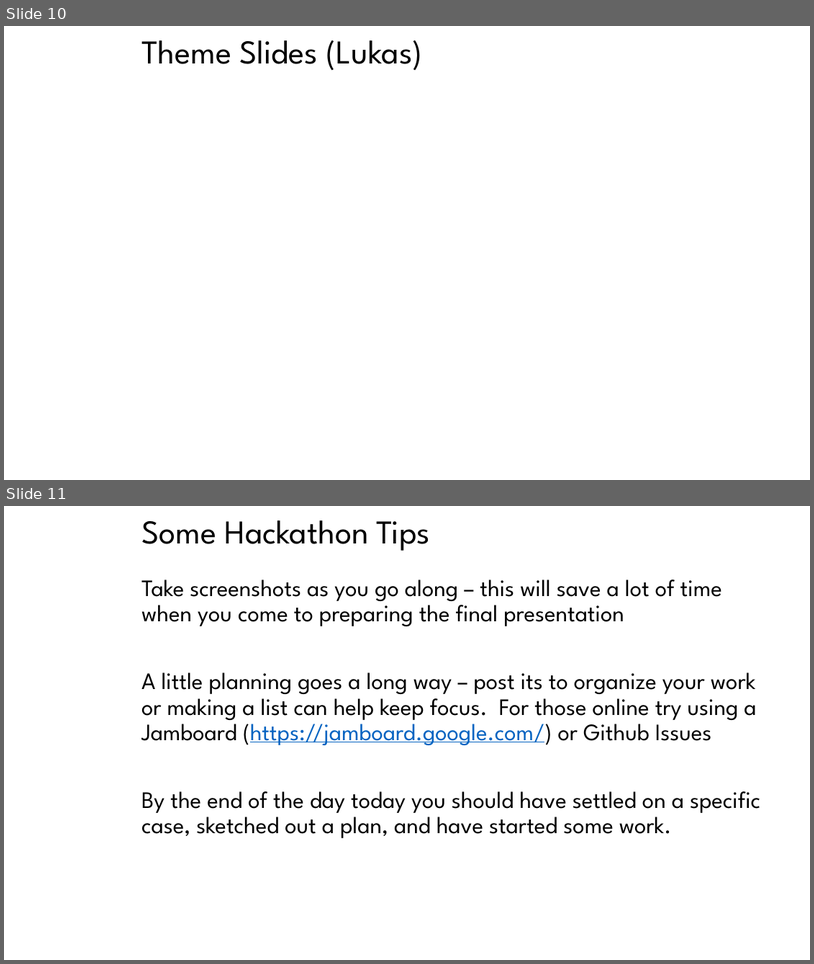
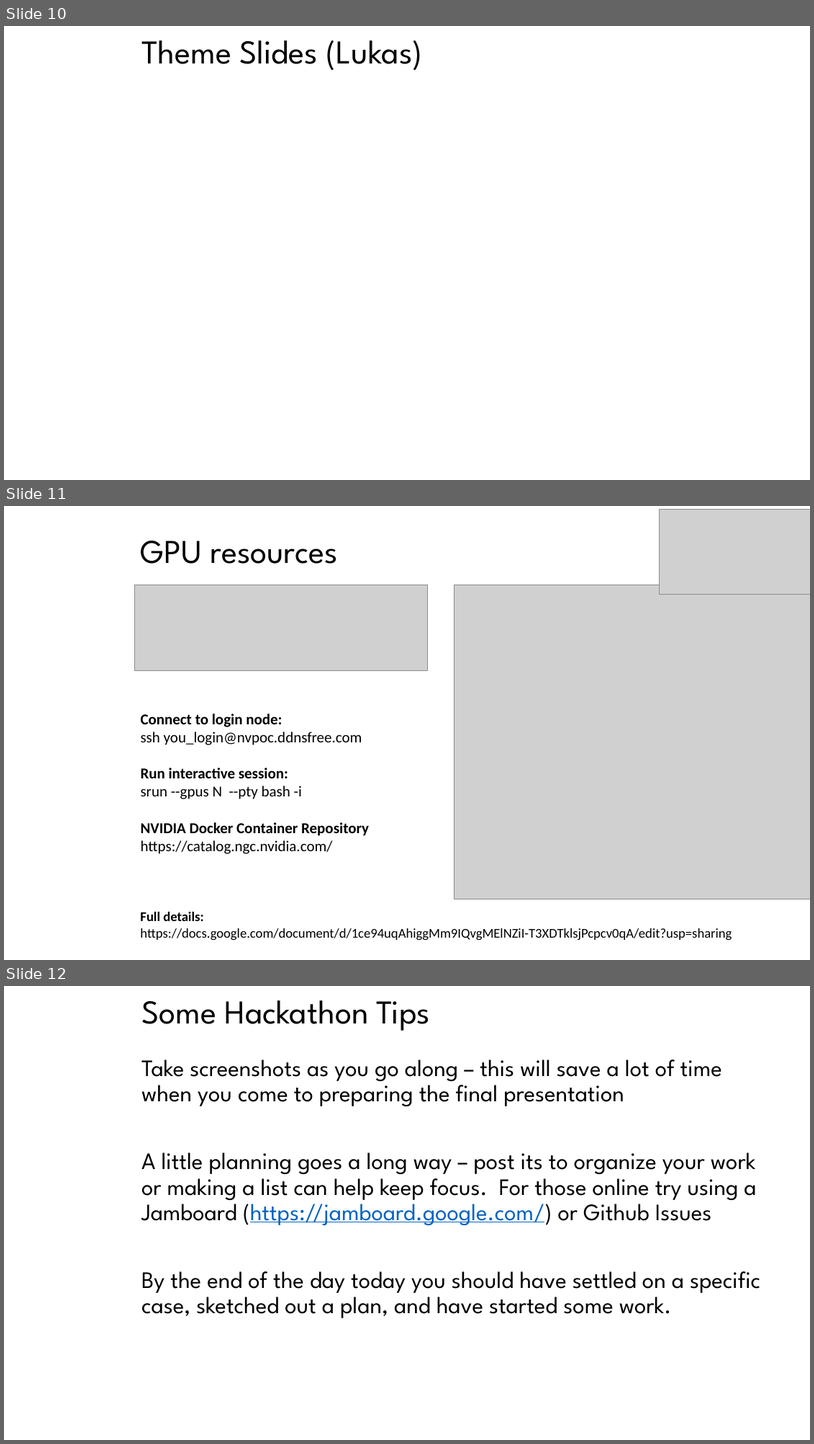
Before and after one commit to EAGE-Annual-Hackathon/EAGE-Annual-Hackathon-2022-Plenum-Sessions, a slide deck: opening_plenum_session_slides.pptx. Shown one above the other, each under a label of ours: slides 10 and 11 before the commit, slides 10, 11 and 12 after it. The pictures are 814x964 and 814x1444 pixels, drawn with LibreOffice and Linux fonts; fonts in the diff are those of the drawing; grey boxes stand for pictures; background and template pictures are left out. Boxes give left, top, right and bottom in pixels: in the first picture for what was removed or moved away, otherwise in the second. Text is boxed around its words. In the diff, an @@ line names an element or a change of style, - is before the commit and + after.

Commit message:
add supported by, intro, gpu resources, edit awards

```diff
--- a/opening_plenum_session_slides.pptx
+++ b/opening_plenum_session_slides.pptx
@@ slide 11 added at box(4, 506, 810, 960), background picture (left out) @@
@@ picture added at box(660, 510, 810, 595) @@
@@ title added at box(141, 541, 338, 564), 39.6 pt, text #000000 @@
+GPU resources
@@ picture added at box(134, 584, 428, 670) @@
@@ picture added at box(454, 584, 810, 898) @@
@@ text added at box(141, 713, 369, 854), 18 pt, text #000000 @@
+Connect to login node:
+ssh you_login@nvpoc.ddnsfree.com
+Run interactive session:
+srun --gpus N --pty bash -i
+NVIDIA Docker Container Repository
+https://catalog.ngc.nvidia.com/
@@ text added at box(140, 911, 732, 940), 16 pt, text #000000 @@
+Full details:
+https://docs.google.com/document/d/1ce94uqAhiggMm9IQvgMElNZiI-T3XDTklsjPcpcv0qA/edit?usp=sharing
@@ what was slide 11 is now slide 12 @@
```
Also in this commit, not shown: 4 slides changed.
